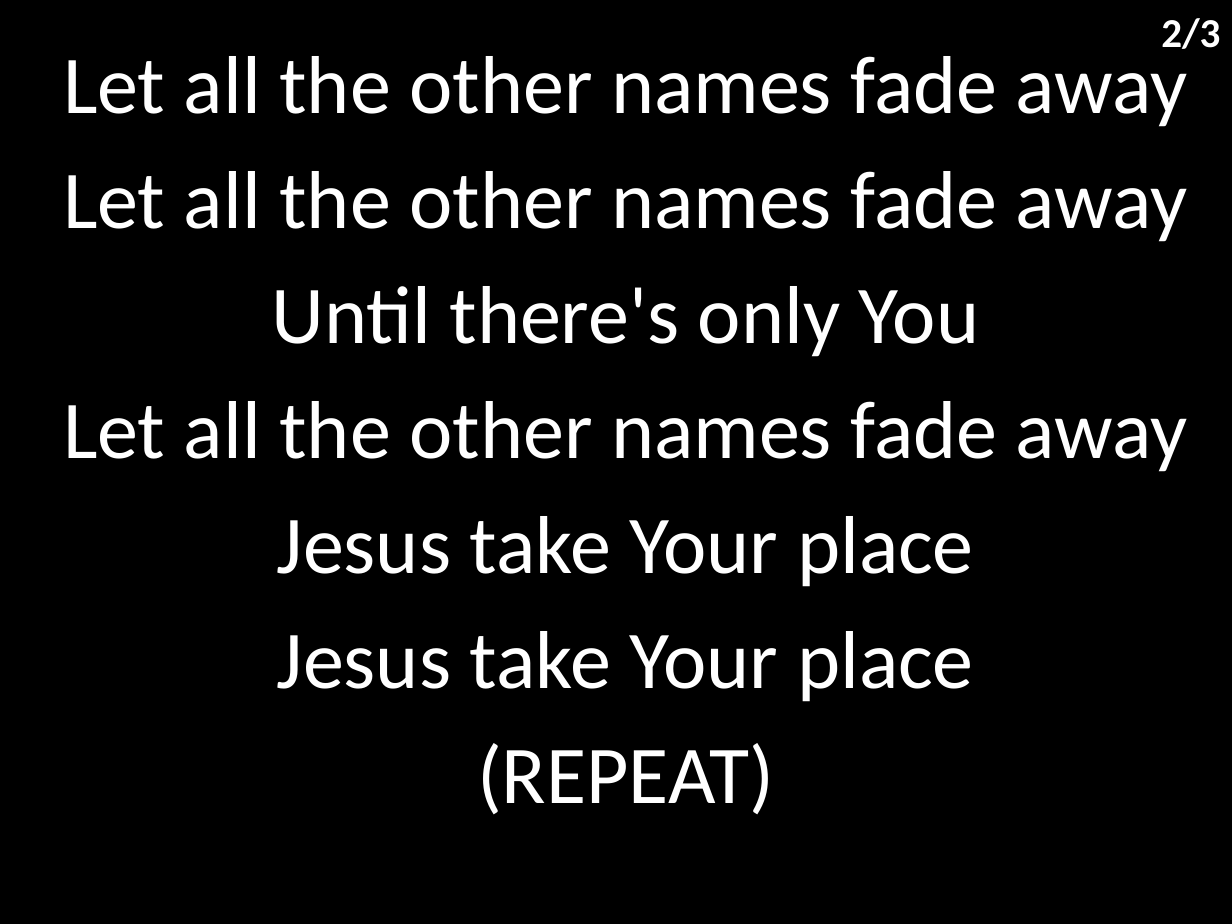
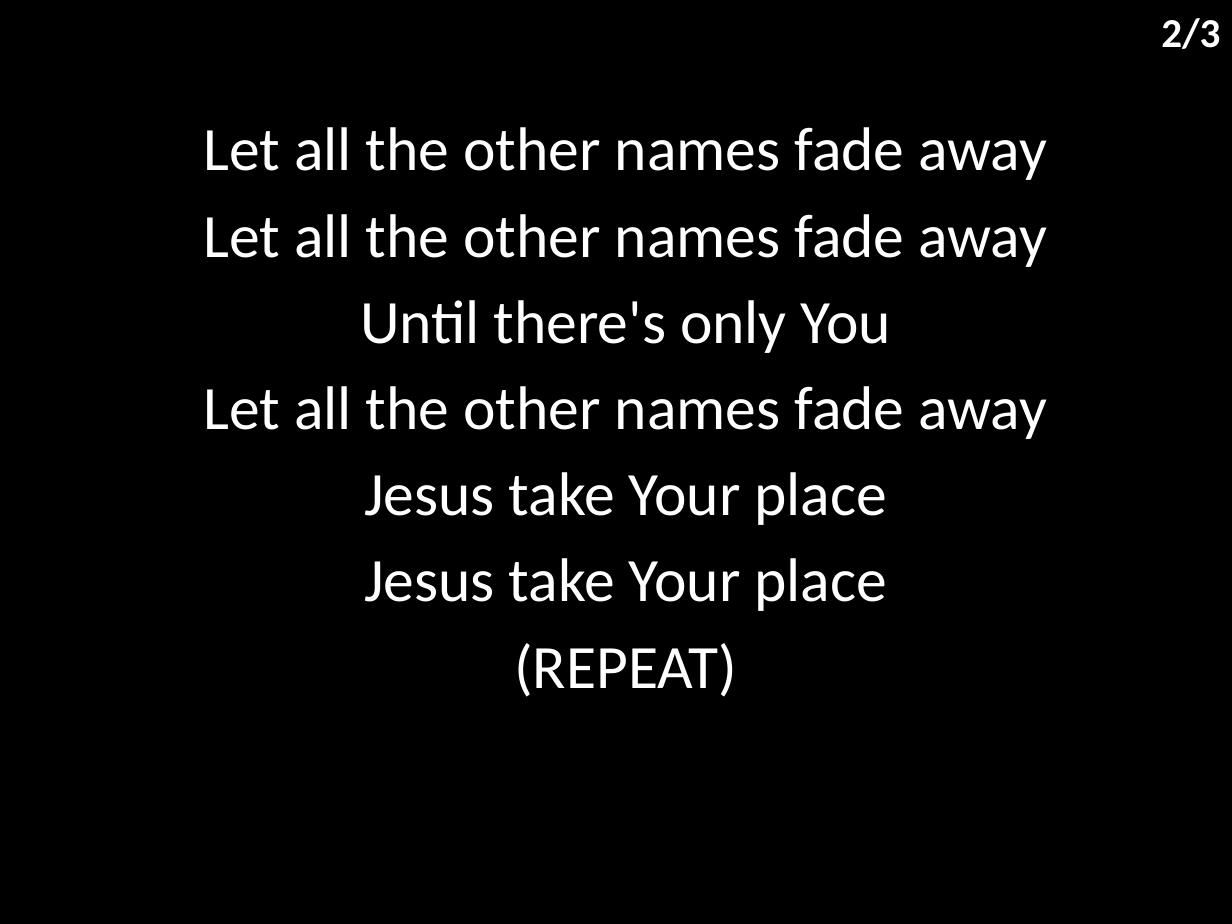
Before and after one commit to hoo-are-ya/worship, a slide deck: slide 3 of docs/songs/wide as the sky.pptx. Drawn at 1232x924 pixels with LibreOffice and Linux fonts; fonts in the diff are those of the drawing. Boxes give left, top, right and bottom in pixels: in the first picture for what was removed or moved away, otherwise in the second. Text is boxed around its words. In the diff, an @@ line names an element or a change of style, - is before the commit and + after.

```diff
--- a/docs/songs/wide as the sky.pptx
+++ b/docs/songs/wide as the sky.pptx
@@ subtitle "Let all the other names ...": place and size @@
-subtitle "Let all the other names ..." at box(63, 46, 1187, 814)
+subtitle "Let all the other names ..." at box(204, 127, 1047, 697)
@@ subtitle "Let all the other names ..." at box(204, 127, 1047, 697): size 48 to 36 pt; less space between paragraphs @@
```
Also in this commit, not shown: 2 other slides changed, 6 other files.
